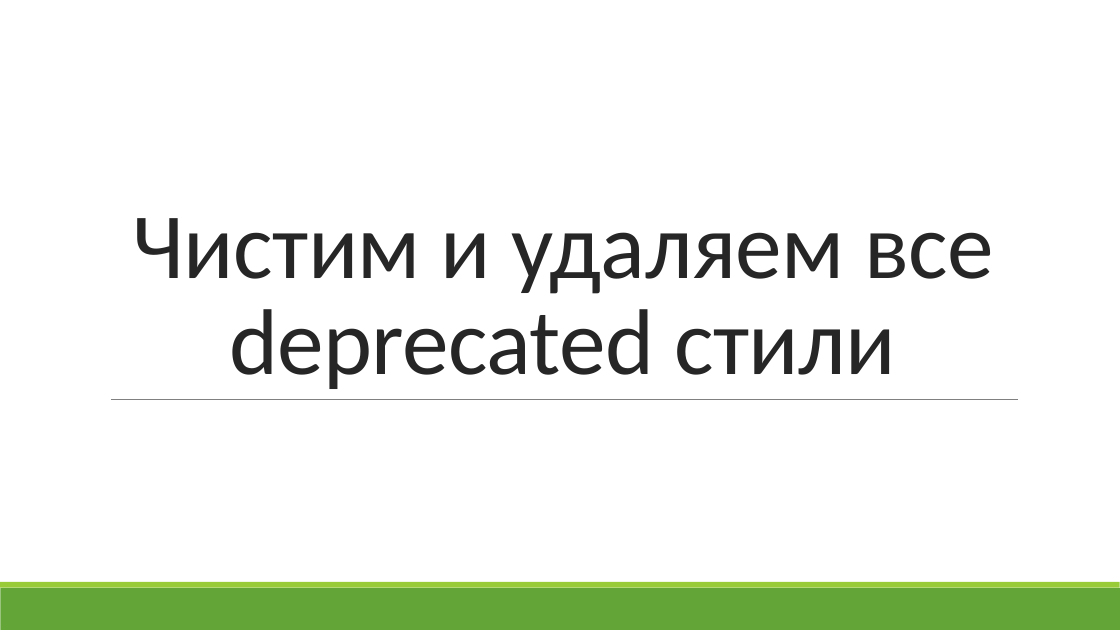
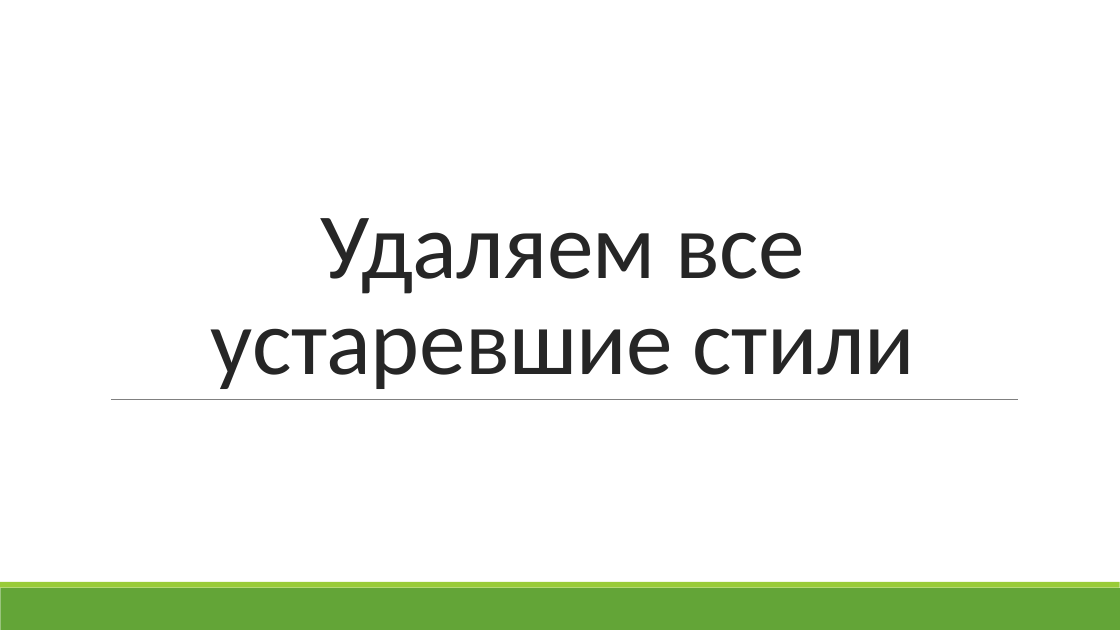
Before and after one commit to ZebanNikolay/android-style-best-practices, a slide deck: slide 26 of Большая стирка тем и стилей в Android.pptm (slide 25 before the commit). Drawn at 1120x630 pixels with LibreOffice and Linux fonts; fonts in the diff are those of the drawing. Boxes give left, top, right and bottom in pixels: in the first picture for what was removed or moved away, otherwise in the second. Text is boxed around its words. In the diff, an @@ line names an element or a change of style, - is before the commit and + after.

```diff
--- a/Большая стирка тем и стилей в Android.pptm
+++ b/Большая стирка тем и стилей в Android.pptm
@@ title at box(211, 218, 915, 389): text changed @@
-Чистим и удаляем все deprecated стили
+Удаляем все устаревшие стили
```
Also in this commit, not shown: 8 other slides changed, 3 slides added, 2 slides removed.
